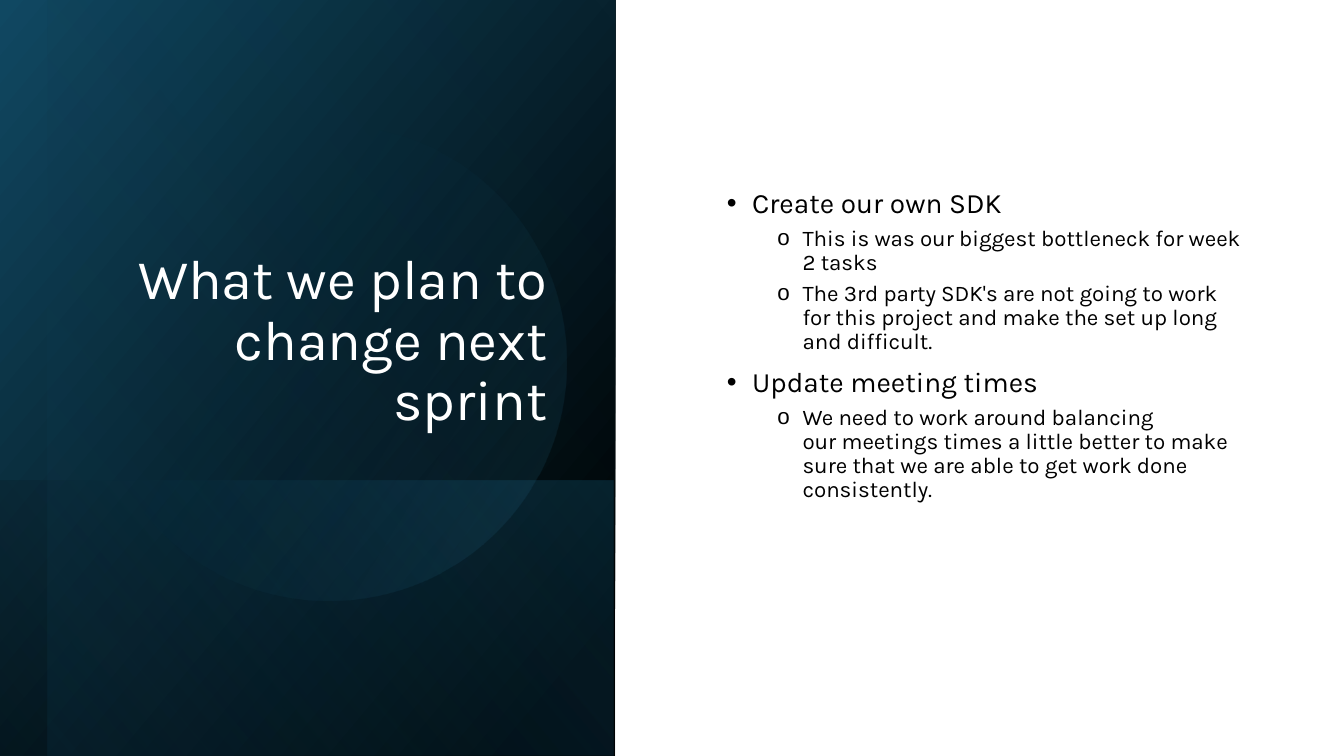
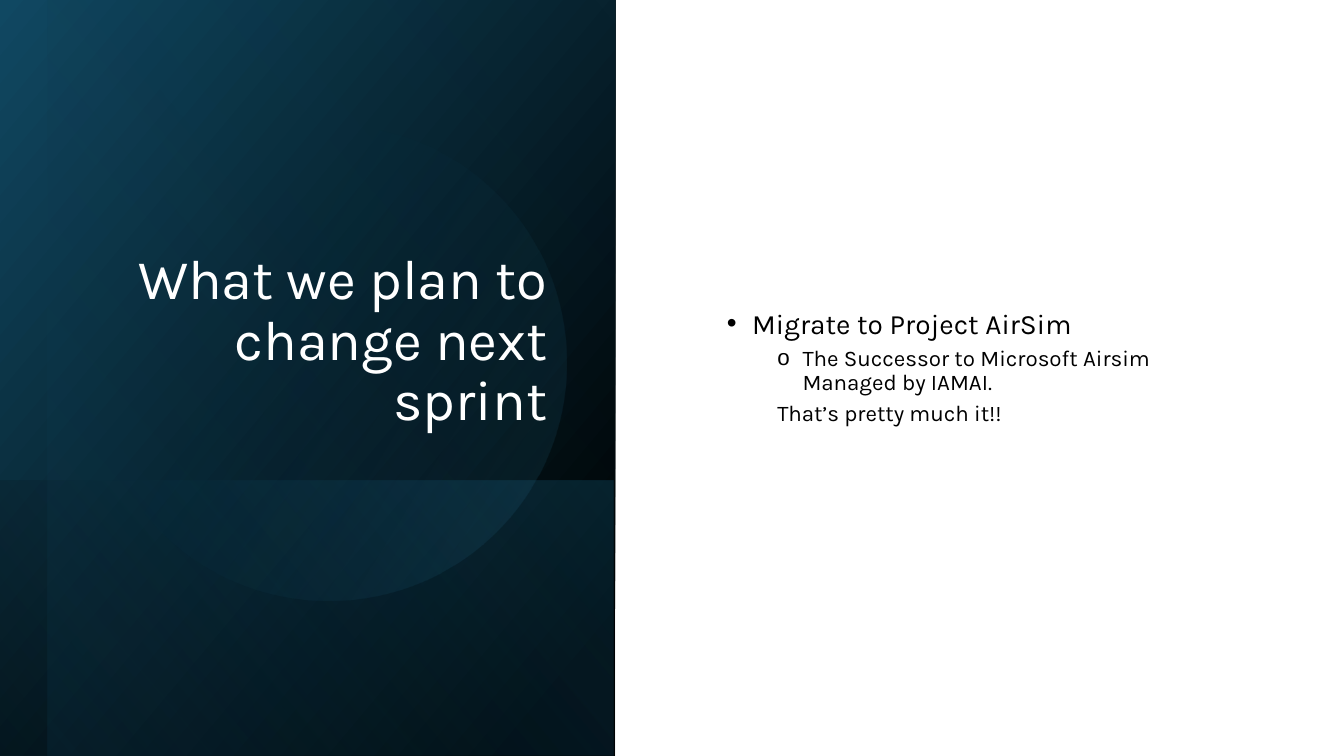
Before and after one commit to ctrl-muna/499-Codrone-Sim, a slide deck: slide 9 of docs/Presentation/W03_ PRESENTATION.pptx. Drawn at 1344x756 pixels with LibreOffice and Linux fonts; fonts in the diff are those of the drawing. Boxes give left, top, right and bottom in pixels: in the first picture for what was removed or moved away, otherwise in the second. Text is boxed around its words. In the diff, an @@ line names an element or a change of style, - is before the commit and + after.

```diff
--- a/docs/Presentation/W03_ PRESENTATION.pptx
+++ b/docs/Presentation/W03_ PRESENTATION.pptx
@@ text at (752,314,1150,427): text changed @@
-• Create our own SDK
-  o This is was our biggest bottleneck for week 2 tasks
-  o The 3rd party SDK's are not going to work for this project and make the set up long and difficult.
-• Update meeting times
-  o We need to work around balancing our meetings times a little better to make sure that we are able to get work done consistently.
+• Migrate to Project AirSim
+  o The Successor to Microsoft Airsim Managed by IAMAI.
+  That’s pretty much it!!
```
Also in this commit, not shown: 4 other slides changed, 15 other files.
